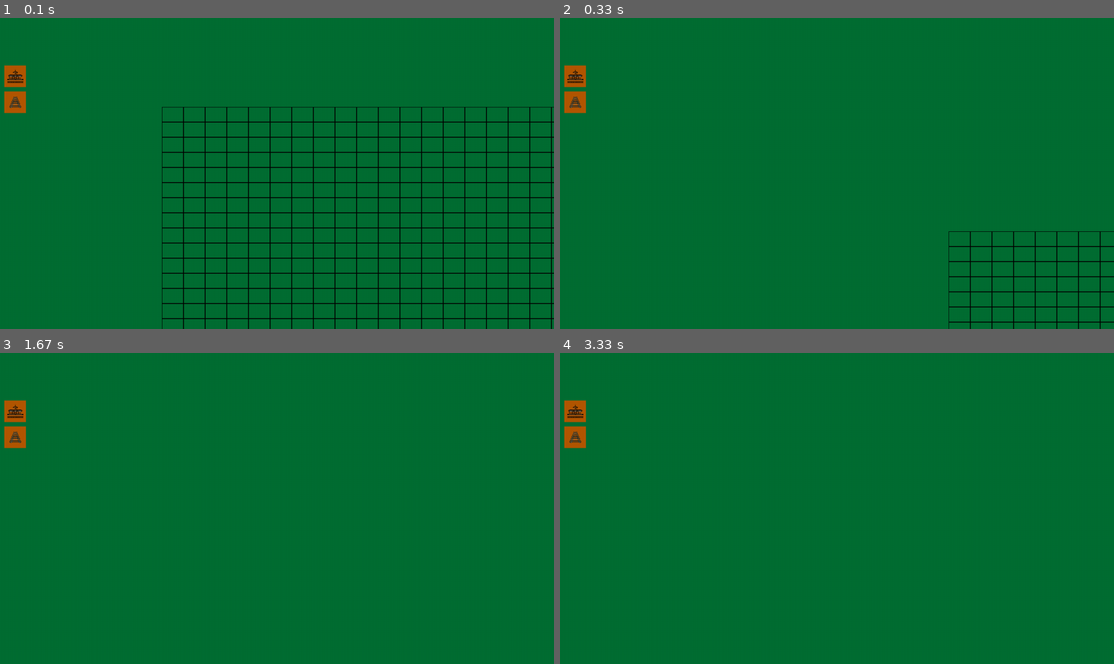
Above: before the commit, frames 1-4 (two rows, left to right).
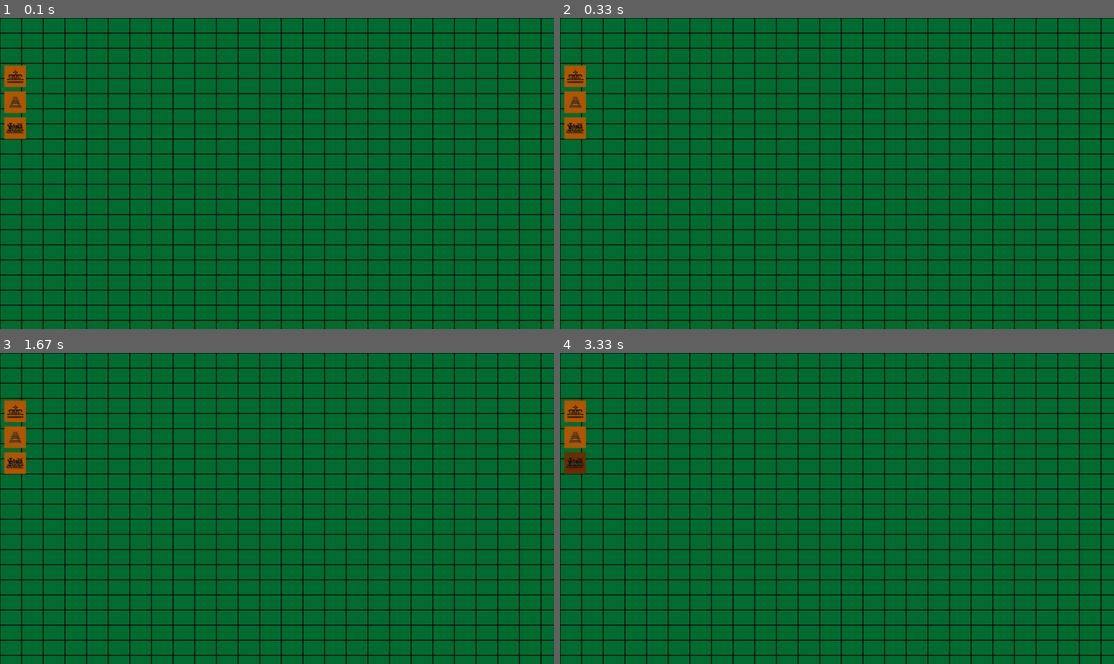
Above: after the commit, the same moments.

Repository: Hairash/Tower_game
Game: pygame game, started from src/main.py
The game is run twice, just before and just after one commit, with the same random seed, the same clock (stepped at 60 frames per second) and the same inputs.
Inputs:
- Up to frame 1 (0.1 s): no input
- Up to frame 2 (0.33 s): no input
- Up to frame 3 (1.67 s): tap T every 0.33 s from 0.33 to 1.33 s
- Up to frame 4 (3.33 s): tap T every 0.33 s from 1.67 to 3 s

The runs differ from the first frame. In frame 1, 19% of the frame differs, in the area x 0-100%, y 0-100%; in frame 2, 14%; in frame 3, 13%; in frame 4, 13%.

Commit message:
DRAFT Perfect camera

Diff:
--- a/src/camera.py
+++ b/src/camera.py
@@ -2,28 +2,28 @@
 
 
 class Camera:
-    def __init__(self):
+    MOUSE_SPEED = 1
+    ZOOM_MIN = 0.5
+    ZOOM_MAX = 2
+    ZOOM_STEP = 0.03
+    BORDER_PERCENT = 0.15
+
+    def __init__(self, field_width, field_height):
         self.display_surface = pygame.display.get_surface()
-        self.half_width = self.display_surface.get_size()[0] // 2
-        self.half_height = self.display_surface.get_size()[1] // 2
+        self.screen_width = self.display_surface.get_size()[0]
+        self.screen_height = self.display_surface.get_size()[1]
+
+        self.field_width = field_width
+        self.field_height = field_height
 
         # mouse
-        self.x_border_offset = self.half_width * 0.3
-        self.y_border_offset = self.half_height * 0.3
-        self.mouse_speed = 0.2
+        self.x_border_offset = self.screen_width * self.BORDER_PERCENT
+        self.y_border_offset = self.screen_height * self.BORDER_PERCENT
 
         self.offset = pygame.math.Vector2()
 
         # zoom
         self.zoom_scale = 1
-        # TODO: make consts
-        self.internal_surface_size = (2600, 2600)
-        self.internal_surface = pygame.Surface(self.internal_surface_size, pygame.SRCALPHA)
-        self.internal_rect = self.internal_surface.get_rect(center=(self.half_width, self.half_height))
-        self.internal_surface_size_vector = pygame.math.Vector2(self.internal_surface_size)
-        self.internal_offset = pygame.math.Vector2()
-        self.internal_offset.x = self.internal_surface_size[0] // 2 - self.half_width
-        self.internal_offset.y = self.internal_surface_size[1] // 2 - self.half_height
 
     def mouse_control(self):
         mouse = pygame.math.Vector2(pygame.mouse.get_pos())
@@ -56,20 +56,34 @@
             if mouse.y > bottom_border:
                 mouse_offset_vector.y = bottom_border - mouse.y
 
-        self.offset += mouse_offset_vector * self.mouse_speed
-
-    def draw(self, surface):
-        scaled_surface = pygame.transform.scale(
-            self.internal_surface,
-            self.internal_surface_size_vector * self.zoom_scale,
-        )
-        scaled_rect = scaled_surface.get_rect(center=(self.half_width, self.half_height))
-
-        surface.blit(scaled_surface, scaled_rect)
+        mouse_offset_vector = -mouse_offset_vector
+        if self.field_width * self.zoom_scale - self.screen_width > 0:
+            self.offset.x += mouse_offset_vector.x * self.MOUSE_SPEED * self.zoom_scale
+            if self.offset.x < 0:
+                self.offset.x = 0
+            elif self.offset.x > self.field_width * self.zoom_scale - self.screen_width:
+                self.offset.x = self.field_width * self.zoom_scale - self.screen_width
+        else:
+            self.offset.x = (self.field_width * self.zoom_scale - self.screen_width) / 2
+        if self.field_height * self.zoom_scale - self.screen_height * 2 > 0:
+            self.offset.y += mouse_offset_vector.y * self.MOUSE_SPEED
+            if self.offset.y < 0:
+                self.offset.y = 0
+            elif self.offset.y > self.field_height * self.zoom_scale - self.screen_height:
+                self.offset.y = self.field_height * self.zoom_scale - self.screen_height
+        else:
+            self.offset.y = (self.field_height * self.zoom_scale - self.screen_height) / 2
 
     def get_mouse_coords_on_field(self, mouse_pos):
-        scaled_coords = pygame.math.Vector2(
-            self.half_width + (mouse_pos[0] - self.half_width) / self.zoom_scale,
-            self.half_height + (mouse_pos[1] - self.half_height) / self.zoom_scale,
-        )
-        return scaled_coords - self.offset
+        return (pygame.math.Vector2(mouse_pos) + self.offset) / self.zoom_scale
+
+    def make_zoom(self, zoom_change):
+        prev_zoom_scale = self.zoom_scale
+        self.zoom_scale += zoom_change * self.ZOOM_STEP
+        if self.zoom_scale > self.ZOOM_MAX:
+            self.zoom_scale = self.ZOOM_MAX
+        if self.zoom_scale < self.ZOOM_MIN:
+            self.zoom_scale = self.ZOOM_MIN
+        zoom_factor = self.zoom_scale / prev_zoom_scale
+        self.offset.x = (self.offset.x + self.screen_width // 2) * zoom_factor - self.screen_width // 2
+        self.offset.y = (self.offset.y + self.screen_height // 2) * zoom_factor - self.screen_height // 2
--- a/src/control_panel.py
+++ b/src/control_panel.py
@@ -11,6 +11,7 @@
         self.rects = {
             GameMode.build_station: pygame.Rect(10, 110, *button_size),
             GameMode.build_road: pygame.Rect(10, 170, *button_size),
+            GameMode.start_train: pygame.Rect(10, 230, *button_size),
         }
 
         # TODO: Move to const
@@ -20,6 +21,9 @@
         road_image = pygame.image.load('assets/railroad_button.png')
         self.road_image = pygame.transform.scale(road_image, button_size)
 
+        train_image = pygame.image.load('assets/train_button.png')
+        self.train_image = pygame.transform.scale(train_image, button_size)
+
     def draw(self, screen, game_mode):
         for mode, rect in self.rects.items():
             color = COLOR.button_pressed if game_mode == mode else COLOR.button
@@ -27,6 +31,7 @@
 
         screen.blit(self.station_image, self.rects[GameMode.build_station])
         screen.blit(self.road_image, self.rects[GameMode.build_road])
+        screen.blit(self.train_image, self.rects[GameMode.start_train])
 
     def mode_changed(self, pos, current_mode):
         for mode, rect in self.rects.items():
--- a/src/field.py
+++ b/src/field.py
@@ -8,11 +8,14 @@
 
 
 class Field:
-    def __init__(self, width, height, cell_width, cell_height):
-        self.width = width
-        self.height = height
+    def __init__(self, cols, rows, cell_width, cell_height):
+        self.cols = cols
+        self.rows = rows
         self.cell_width = cell_width
         self.cell_height = cell_height
+        self.width = cols * cell_width
+        self.height = rows * cell_height
+        self.surface = pygame.Surface((self.width, self.height))
 
         station_image = pygame.image.load('assets/station.png')
         self.station_image = pygame.transform.scale(station_image, (self.cell_width, self.cell_height))
@@ -40,31 +43,31 @@
 
         return col, row
 
-    def draw(self, screen, stations, roads, planning_roads, offset):
-        for row in range(self.height):
-            for col in range(self.width):
+    def draw(self, stations, roads, planning_roads):
+        self.surface.fill(COLOR.background)
+        for row in range(self.rows):
+            for col in range(self.cols):
                 x, y = self.from_grid(col, row)
                 rect = pygame.Rect(x, y, self.cell_width, self.cell_height)
-                rect.topleft += offset
 
                 # draw the grid
-                pygame.draw.rect(screen, COLOR.black, rect, 1)
+                pygame.draw.rect(self.surface, COLOR.black, rect, 1)
 
                 # draw objects on the grid
                 if (col, row) in stations:
-                    screen.blit(self.station_image, rect.topleft)
+                    self.surface.blit(self.station_image, rect.topleft)
                 elif (col, row) in roads:
                     road_image = self.select_road_image(col, row, roads)
                     road_x, road_y = rect.topleft
                     road_x -= self.cell_width * (GREAT_FACTOR - 1) / 2
                     road_y -= self.cell_height * (GREAT_FACTOR - 1) / 2
-                    screen.blit(road_image, (road_x, road_y))
+                    self.surface.blit(road_image, (road_x, road_y))
                 elif (col, row) in planning_roads:
                     road_image = self.select_road_image(col, row, planning_roads)
                     road_x, road_y = rect.topleft
                     road_x -= self.cell_width * (GREAT_FACTOR - 1) / 2
                     road_y -= self.cell_height * (GREAT_FACTOR - 1) / 2
-                    screen.blit(road_image, (road_x, road_y), special_flags=pygame.BLEND_ADD)
+                    self.surface.blit(road_image, (road_x, road_y), special_flags=pygame.BLEND_ADD)
 
     def select_road_image(self, x, y, roads):
         neighbors = {
--- a/src/game.py
+++ b/src/game.py
@@ -1,3 +1,5 @@
+import time
+
 import pygame
 from collections import deque
 
@@ -5,6 +7,7 @@
 from constants import COLOR
 from control_panel import ControlPanel
 from game_mode import GameMode
+from src.train import Train
 
 
 class Game:
@@ -14,12 +17,17 @@
         self.roads = set()
         self.planning_roads = []
 
+        self.clock = pygame.time.Clock()
+
         self.control_panel = ControlPanel(field.cell_width)
         self.field = field
 
         self.running = True
 
-        self.camera = Camera()
+        self.camera = Camera(self.field.width, self.field.height)
+
+        self.train = Train(self.field.cell_width, start_pos=(100, 100))
+        self.train_group = pygame.sprite.Group()
 
     def find_path(self, start, end):
         """
@@ -63,7 +71,12 @@
             self.mode = mode
 
     def run(self, screen):
+        prev_time = time.time()
+
         while self.running:
+            dt = time.time() - prev_time
+            prev_time = time.time()
+
             for event in pygame.event.get():
                 if event.type == pygame.QUIT:
                     self.running = False
@@ -74,12 +87,19 @@
                         self.mode_toggle(GameMode.build_station)
                     elif event.key == pygame.K_r:
                         self.mode_toggle(GameMode.build_road)
+                    elif event.key == pygame.K_t:
+                        self.mode_toggle(GameMode.start_train)
                 elif event.type == pygame.MOUSEBUTTONDOWN:
                     # Check if left mouse button was clicked
                     if event.button == 1:
                         # TODO: Move to functions!!!
                         mode_changed, mode = self.control_panel.mode_changed(event.pos, self.mode)
                         if mode_changed:
+                            if self.mode == GameMode.start_train:
+                                self.train_group.remove(self.train)
+                            elif mode == GameMode.start_train:
+                                self.train_group.add(self.train)
+
                             self.mode = mode
                         else:
                             mouse_coords_on_field = self.camera.get_mouse_coords_on_field(event.pos)
@@ -110,26 +130,47 @@
                         self.planning_roads = self.find_path(self.planning_roads[0], (col, row))
 
                 elif event.type == pygame.MOUSEWHEEL:
-                    # zoom
-                    # TODO: to consts
-                    self.camera.zoom_scale += event.y * 0.03
-                    if self.camera.zoom_scale > 2:
-                        self.camera.zoom_scale = 2
-                    if self.camera.zoom_scale < 0.5:
-                        self.camera.zoom_scale = 0.5
+                    self.camera.make_zoom(event.y)
 
             self.camera.mouse_control()
-
-            self.camera.internal_surface.fill(COLOR.background)
+            screen.fill(COLOR.background)
 
             self.field.draw(
-                self.camera.internal_surface,
                 self.stations,
                 self.roads,
                 self.planning_roads,
-                self.camera.offset + self.camera.internal_offset,
             )
-            self.camera.draw(screen)
+            self.train_group.update(dt)
+            self.train_group.draw(self.field.surface)
+
+            zoomed_field = pygame.transform.smoothscale(
+                self.field.surface,
+                (
+                    int(self.field.width * self.camera.zoom_scale),
+                    int(self.field.height * self.camera.zoom_scale),
+                )
+            )
+            # print(
+            #     self.camera.offset.x,
+            #     self.camera.offset.y,
+            #     self.camera.screen_width / self.camera.zoom_scale,
+            #     self.camera.screen_height / self.camera.zoom_scale,
+            # )
+            # visible_field_rect = pygame.Rect(
+            #     self.camera.offset.x,
+            #     self.camera.offset.y,
+            #     self.camera.screen_width / self.camera.zoom_scale,
+            #     self.camera.screen_height / self.camera.zoom_scale,
+            # )
+            # visible_field = self.field.surface.subsurface(visible_field_rect).copy()
+            # zoomed_field = pygame.transform.smoothscale(
+            #     visible_field,
+            #     (self.camera.screen_width, self.camera.screen_height),
+            # )
+            # screen.blit(zoomed_field, (0, 0))
+            screen.blit(zoomed_field, -self.camera.offset)
+
             self.control_panel.draw(screen, self.mode)
 
+            self.clock.tick(30)
             pygame.display.flip()
--- a/src/game_mode.py
+++ b/src/game_mode.py
@@ -5,3 +5,4 @@
     none = 0
     build_station = 1
     build_road = 2
+    start_train = 3
--- /dev/null
+++ b/src/train.py
@@ -0,0 +1,23 @@
+import pygame
+
+
+class Train(pygame.sprite.Sprite):
+    def __init__(self, scale_size, start_pos):
+        super().__init__()
+
+        # image and rect
+        image = pygame.image.load('assets/train_button.png')
+        self.image = pygame.transform.scale(image, (scale_size, scale_size))
+        self.rect = self.image.get_rect()
+        self.rect.topleft = start_pos
+
+        # movement
+        self.move_speed = 30
+        self.pos = pygame.math.Vector2(self.rect.topleft)
+
+    def move(self, dt):
+        self.pos.x += self.move_speed * dt
+        self.rect.x = round(self.pos.x)
+
+    def update(self, dt):
+        self.move(dt)
Binary file added: assets/train_button.png
